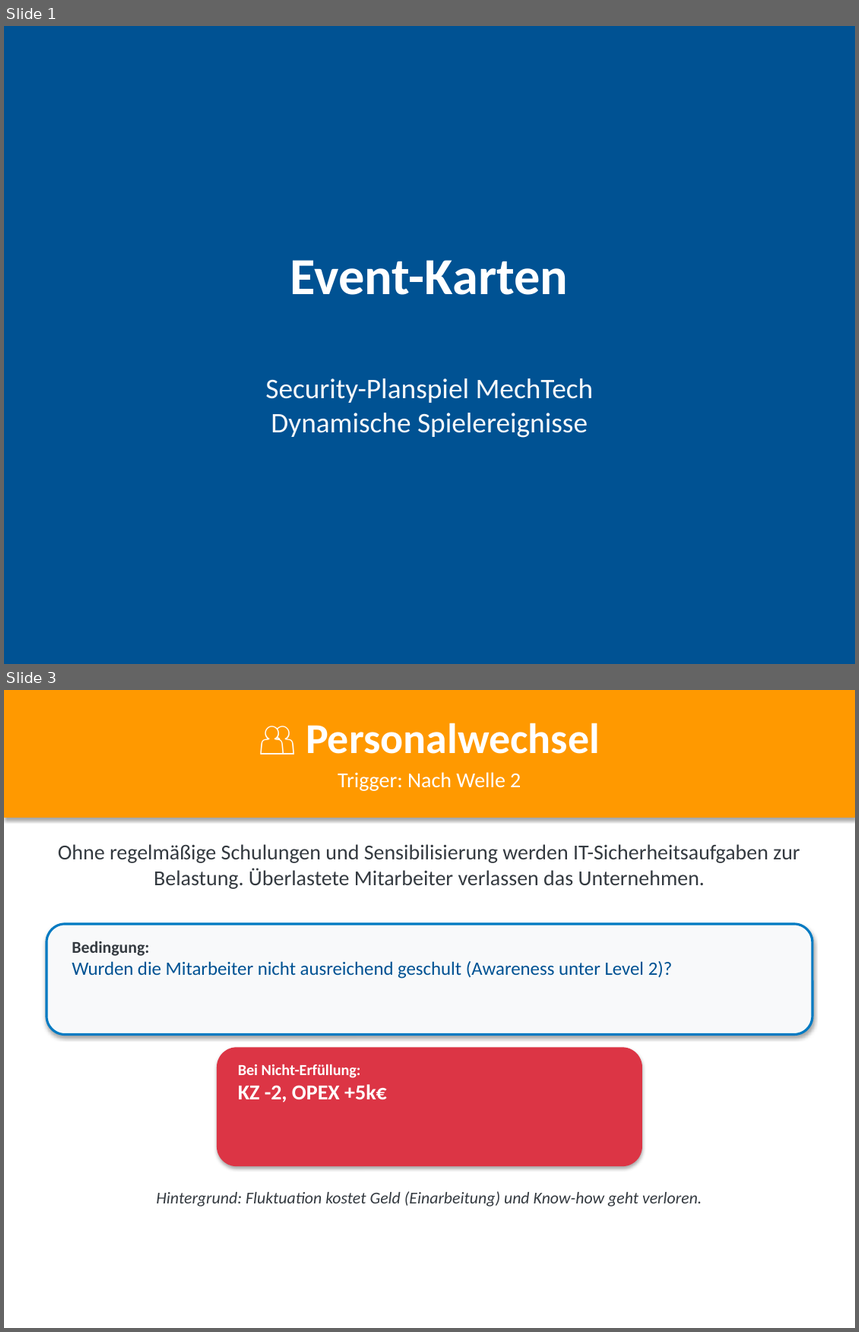
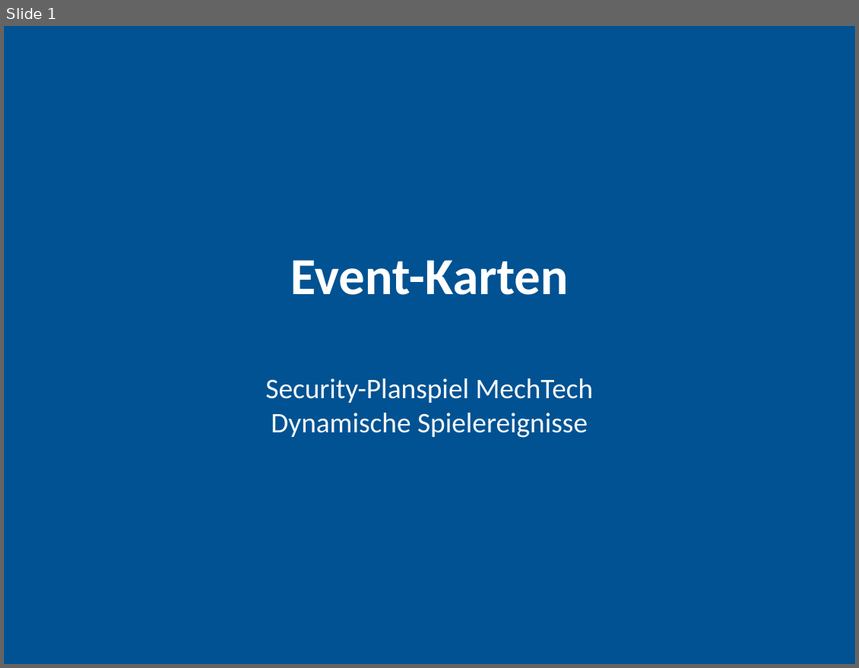
Before and after one commit to ClaudioSt/security-planspiel, a slide deck: pptx_output/Events.pptx. Shown one above the other, each under a label of ours: slides 1 and 3 before the commit, slide 1 after it; the slides between them are not shown. The pictures are 859x1332 and 859x668 pixels, drawn with LibreOffice and Linux fonts; fonts in the diff are those of the drawing. Boxes give left, top, right and bottom in pixels: in the first picture for what was removed or moved away, otherwise in the second. Text is boxed around its words. In the diff, an @@ line names an element or a change of style, - is before the commit and + after.

```diff
--- a/pptx_output/Events.pptx
+++ b/pptx_output/Events.pptx
@@ slide 3 removed at [4, 690, 855, 1328], background #FFFFFF @@
@@ rectangle removed at [4, 690, 855, 818] @@
@@ text removed at [306, 723, 600, 754] @@
-👥 Personalwechsel
@@ text removed at [338, 772, 521, 791] @@
-Trigger: Nach Welle 2
@@ text removed at [58, 844, 800, 889] @@
-Ohne regelmäßige Schulungen und Sensibilisierung werden IT-Sicherheitsaufgaben zur Belastung. Überlastete Mitarbeiter verlassen das Unternehmen.
@@ rounded rectangle removed at [47, 924, 813, 1035] @@
@@ text removed at [72, 941, 673, 979] @@
-Bedingung:
-Wurden die Mitarbeiter nicht ausreichend geschult (Awareness unter Level 2)?
@@ rounded rectangle removed at [217, 1047, 642, 1167] @@
@@ text removed at [238, 1064, 387, 1103] @@
-Bei Nicht-Erfüllung:
-KZ -2, OPEX +5k€
@@ text removed at [156, 1192, 702, 1207] @@
-Hintergrund: Fluktuation kostet Geld (Einarbeitung) und Know-how geht verloren.
```
Also in this commit, not shown: 4 other slides removed, 14 other files.
